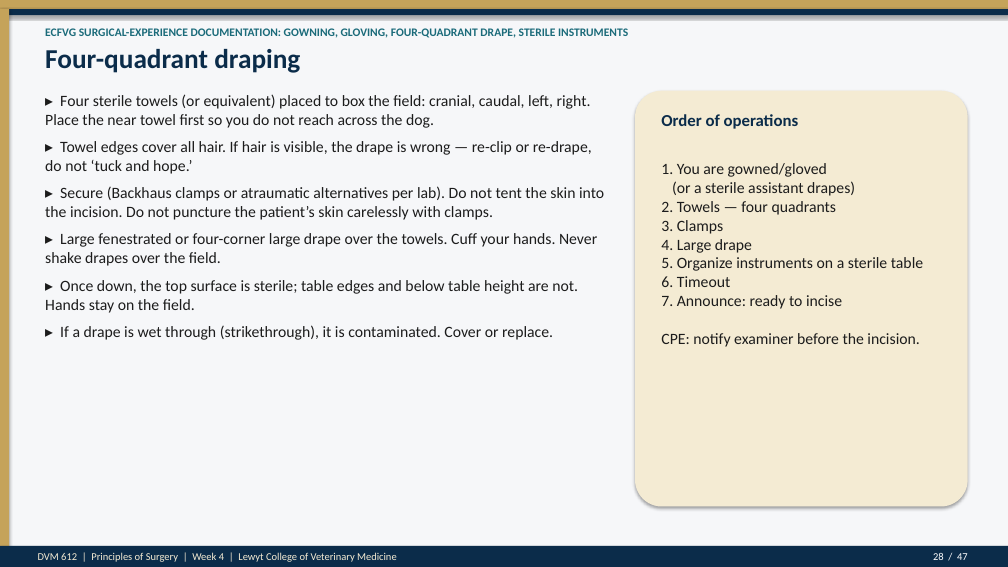
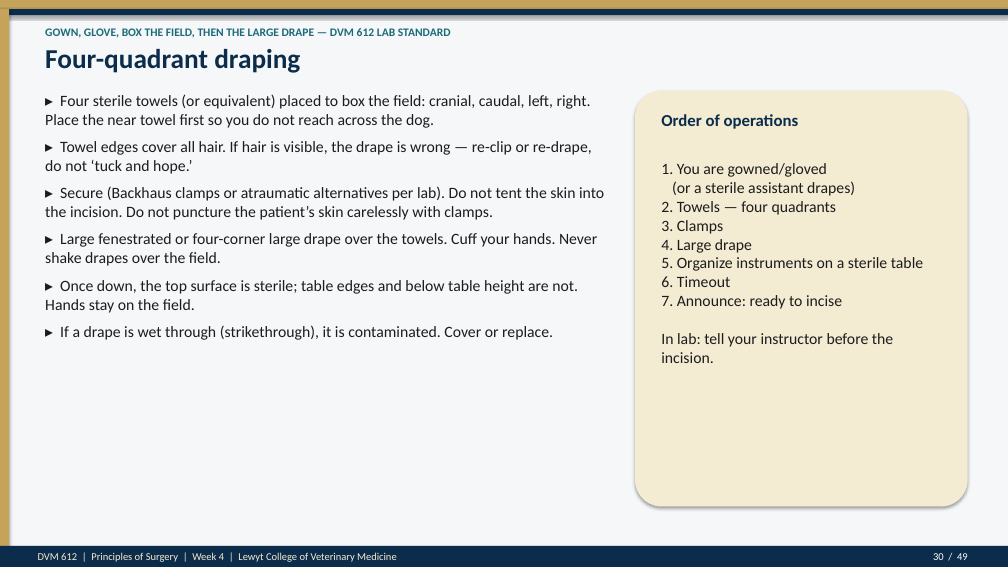
Before and after one commit to drkimvet/happycare, a slide deck: slide 30 of lectures/DVM-612_Week4_Preop_PatientPrep_Postop.pptx (slide 28 before the commit). Drawn at 1008x567 pixels with LibreOffice and Linux fonts; fonts in the diff are those of the drawing. Boxes give left, top, right and bottom in pixels: in the first picture for what was removed or moved away, otherwise in the second. Text is boxed around its words. In the diff, an @@ line names an element or a change of style, - is before the commit and + after.

```diff
--- a/lectures/DVM-612_Week4_Preop_PatientPrep_Postop.pptx
+++ b/lectures/DVM-612_Week4_Preop_PatientPrep_Postop.pptx
@@ text at [45, 28, 451, 38]: text changed @@
-ECFVG SURGICAL-EXPERIENCE DOCUMENTATION: GOWNING, GLOVING, FOUR-QUADRANT DRAPE, STERILE INSTRUMENTS
+GOWN, GLOVE, BOX THE FIELD, THEN THE LARGE DRAPE — DVM 612 LAB STANDARD
@@ text at [661, 163, 923, 363]: text changed @@
-1. You are gowned/gloved
-(or a sterile assistant drapes)
-2. Towels — four quadrants
-3. Clamps
-4. Large drape
-5. Organize instruments on a sterile table
-6. Timeout
-7. Announce: ready to incise
-CPE: notify examiner before the incision.
+1. You are gowned/gloved
+(or a sterile assistant drapes)
+2. Towels — four quadrants
+3. Clamps
+4. Large drape
+5. Organize instruments on a sterile table
+6. Timeout
+7. Announce: ready to incise
+In lab: tell your instructor before the incision.
@@ text at [933, 553, 968, 560]: text changed @@
-28 / 47
+30 / 49
```
Also in this commit, not shown: 46 other slides changed, 2 slides added, 2 other files.
